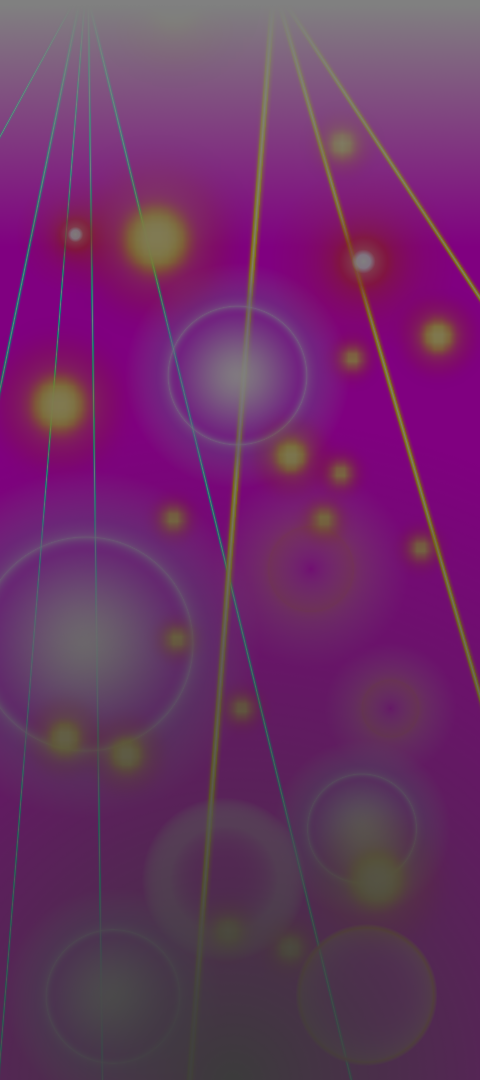
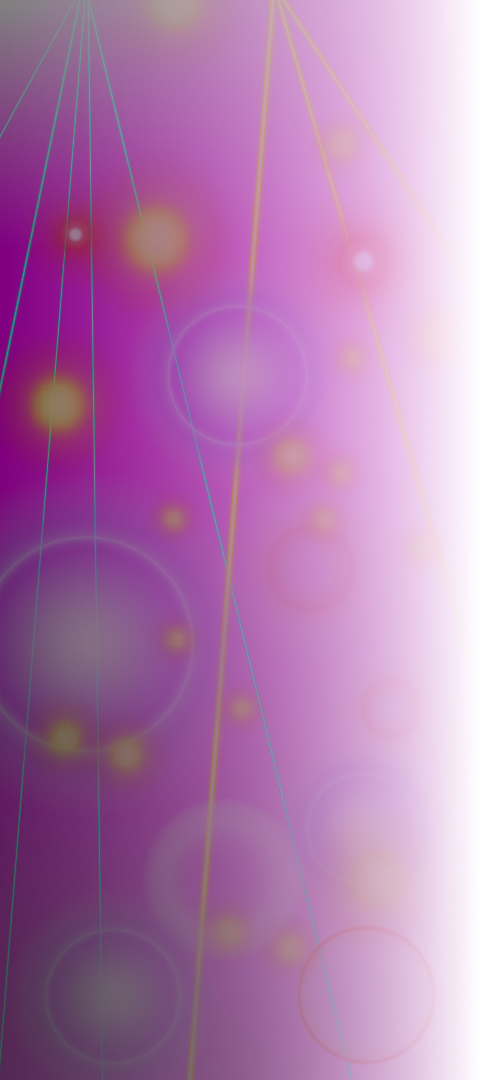
Layered file, before and after one edit (480 x 1080). Changes by layer:
painted on "Darken", masked it over box(4, 0, 480, 1080)
painted on "Fog", masked it over box(4, 0, 480, 1080)
painted on "Laser", masked it over box(4, 0, 480, 1080)
painted on "background", masked it over box(4, 0, 480, 1080)
